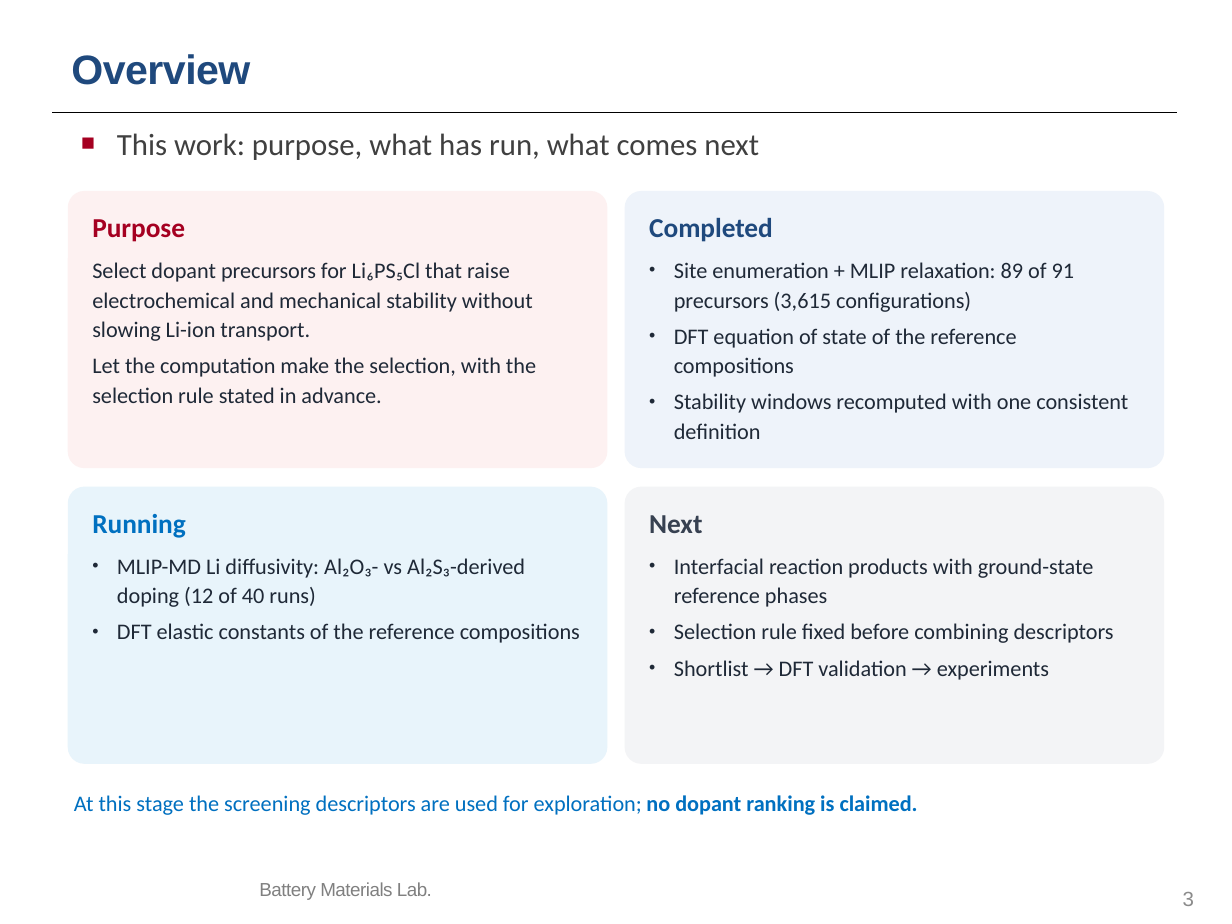
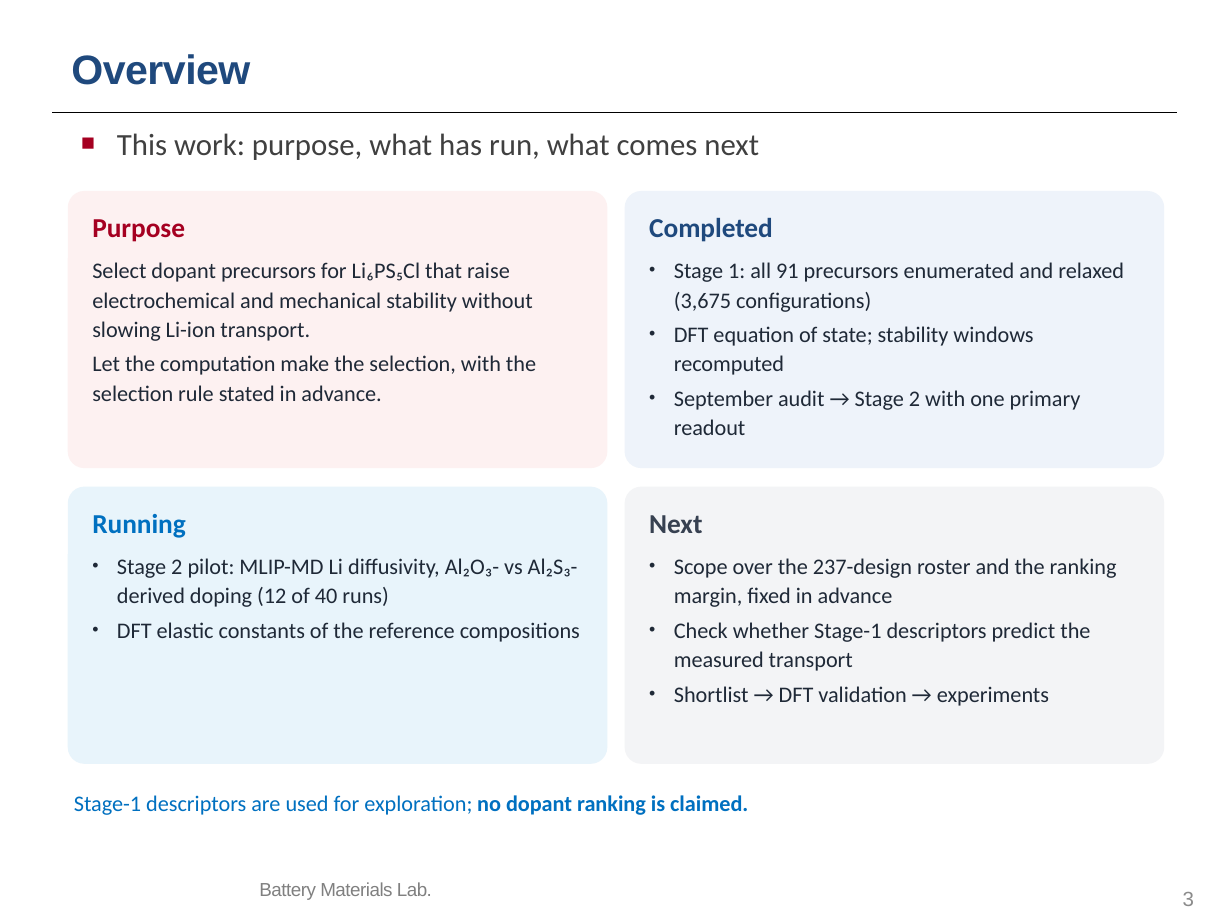
Before and after one commit to yonghoon7153-source/Yonghoon-DEM-DFT, a slide deck: slide 3 of kb/seminars/Research_Seminar_2026_10_13_cascade_progress.pptx. Drawn at 1232x924 pixels with LibreOffice and Linux fonts; fonts in the diff are those of the drawing; background and template pictures are left out. Boxes give left, top, right and bottom in pixels: in the first picture for what was removed or moved away, otherwise in the second. Text is boxed around its words. In the diff, an @@ line names an element or a change of style, - is before the commit and + after.

```diff
--- a/kb/seminars/Research_Seminar_2026_10_13_cascade_progress.pptx
+++ b/kb/seminars/Research_Seminar_2026_10_13_cascade_progress.pptx
@@ text in rounded rectangle at (92, 262, 536, 401): less space between paragraphs @@
@@ text in rounded rectangle at (674, 262, 1124, 435): text changed @@
-• Site enumeration + MLIP relaxation: 89 of 91 precursors (3,615 configurations)
-• DFT equation of state of the reference compositions
-• Stability windows recomputed with one consistent definition
+• Stage 1: all 91 precursors enumerated and relaxed (3,675 configurations)
+• DFT equation of state; stability windows recomputed
+• September audit → Stage 2 with one primary readout
@@ text in rounded rectangle at (117, 558, 578, 607): text changed @@
-• MLIP-MD Li diffusivity: Al₂O₃- vs Al₂S₃-derived doping (12 of 40 runs)
+• Stage 2 pilot: MLIP-MD Li diffusivity, Al₂O₃- vs Al₂S₃-derived doping (12 of 40 runs)
@@ text in rounded rectangle at (674, 558, 1117, 671): text changed @@
-• Interfacial reaction products with ground-state reference phases
-• Selection rule fixed before combining descriptors
+• Scope over the 237-design roster and the ranking margin, fixed in advance
+• Check whether Stage-1 descriptors predict the measured transport
@@ text in rounded rectangle at (674, 686, 1049, 706): less space between paragraphs @@
@@ text at (74, 795, 748, 815): text changed @@
-At this stage the screening descriptors are used for exploration; no dopant ranking is claimed.
+Stage-1 descriptors are used for exploration; no dopant ranking is claimed.
```
Also in this commit, not shown: 9 other slides changed, 1 slide added, 17 other files.
